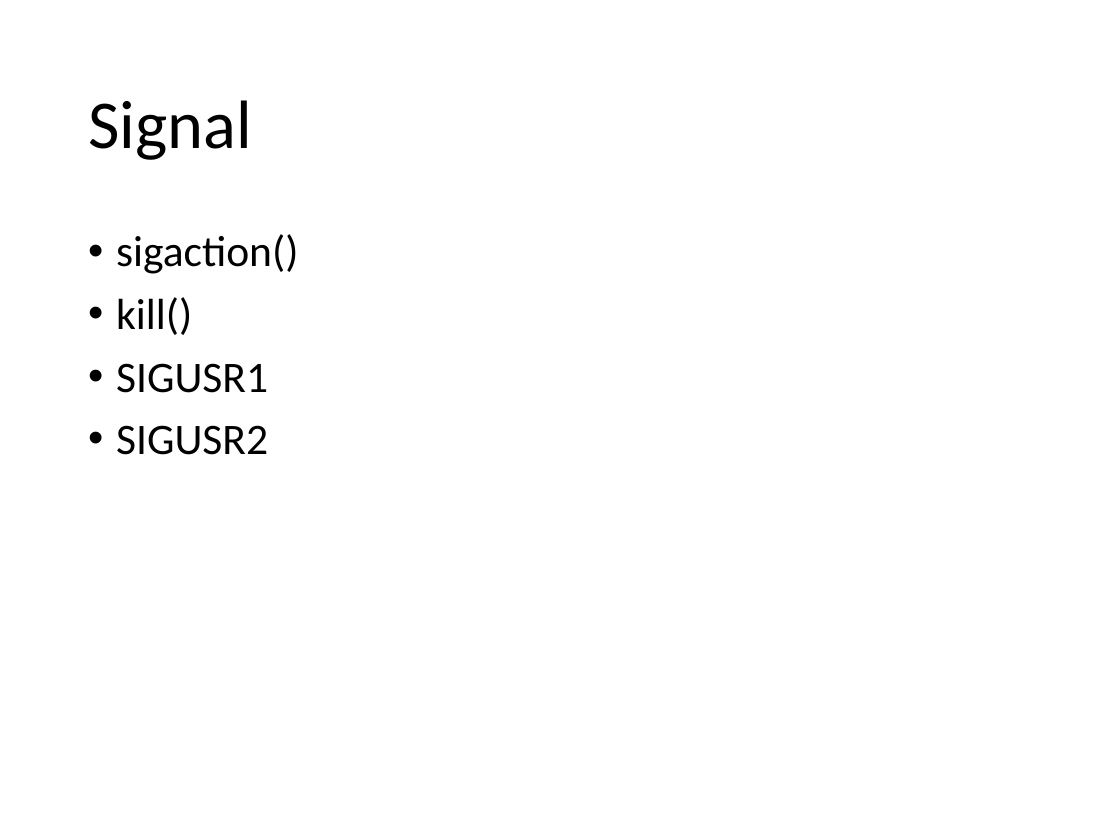
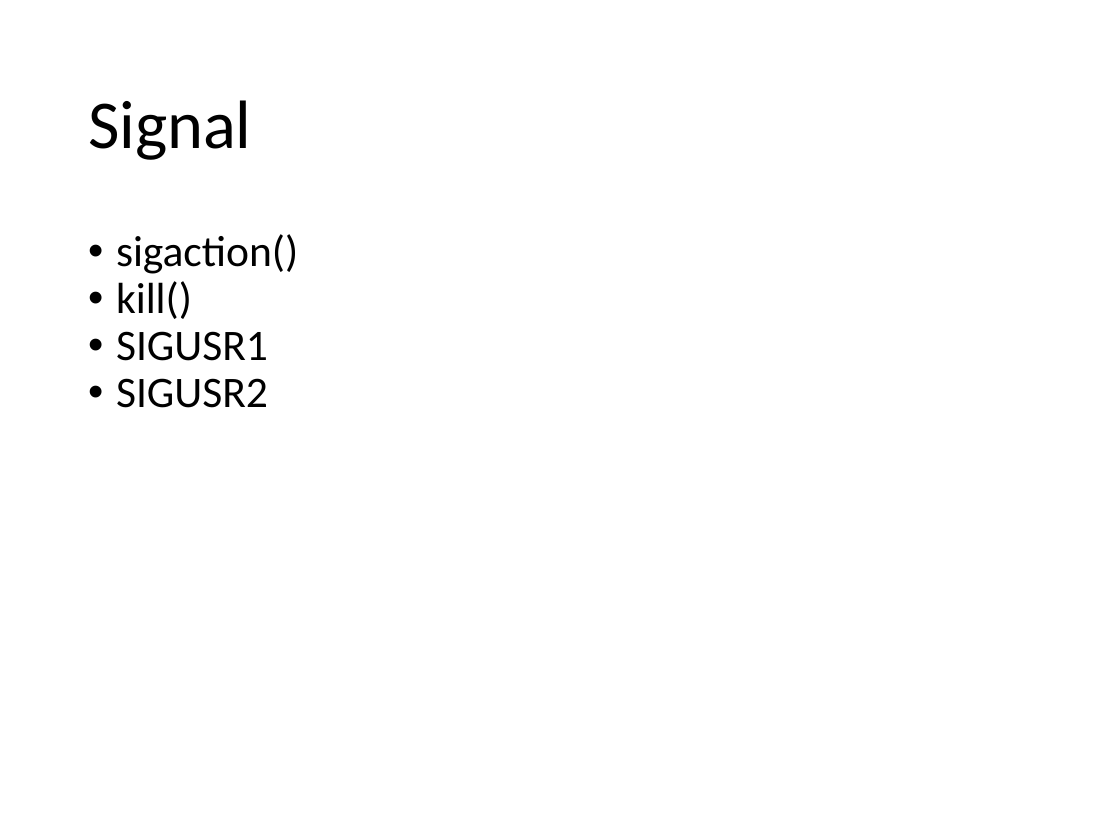
Before and after one commit to oscourse/oscourse.github.io, a slide deck: slide 3 of labs/game_of_turns.pptx. Drawn at 1120x840 pixels with LibreOffice and Linux fonts; fonts in the diff are those of the drawing. Boxes give left, top, right and bottom in pixels: in the first picture for what was removed or moved away, otherwise in the second. Text is boxed around its words. In the diff, an @@ line names an element or a change of style, - is before the commit and + after.

```diff
--- a/labs/game_of_turns.pptx
+++ b/labs/game_of_turns.pptx
@@ text "sigaction()" at [116, 234, 298, 408]: less space between paragraphs @@
```
Also in this commit, not shown: 2 other slides changed.
